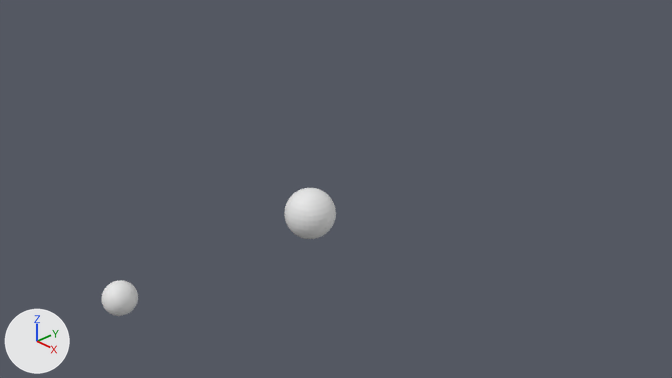
What one commit did to the Blender file Anim/AtomicVisualizer.blend.
Before and after are seen from the file's camera 'Camera'. The lights are fixed; the arrows at lower left show +X, +Y and +Z.

Before the edit, the objects in view are built like this:
```python
me_sphere_001 = bpy.data.meshes.new('Sphere.001')
me_sphere_001.from_pydata(...)  # a UV sphere (32 segments, 16 rings, poles along z) spanning x -1.0..1.0, y -1.0..1.0, z -1.0..1.0
me_sphere_003 = bpy.data.meshes.new('Sphere.003')
me_sphere_003.from_pydata(...)  # a UV sphere (32 segments, 16 rings, poles along z) spanning x -1.0..1.0, y -1.0..1.0, z -1.0..1.0
cu_beziercircle_001 = bpy.data.curves.new('BezierCircle.001', 'CURVE')
cu_beziercircle_001.dimensions = '3D'
_sp = cu_beziercircle_001.splines.new('BEZIER'); _sp.bezier_points.add(3)
_sp.bezier_points.foreach_set('co', [-1.0, 0.0, 0.0, 0.0, 3.221, 0.0, 1.0, 0.0, 0.0, 0.0, -3.212, 0.0])
_sp.bezier_points.foreach_set('handle_left', [-0.999, -1.313, 0.0, -0.719, 3.221, 0.0, 1.001, 1.317, 0.0, 0.759, -3.212, 0.0])
_sp.bezier_points.foreach_set('handle_right', [-1.001, 1.317, 0.0, 0.806, 3.221, 0.0, 0.999, -1.313, 0.0, -0.744, -3.212, 0.0])
for _p, _l, _r in zip(_sp.bezier_points, ['AUTO', 'ALIGNED', 'AUTO', 'ALIGNED'], ['AUTO', 'ALIGNED', 'AUTO', 'ALIGNED']): _p.handle_left_type = _l; _p.handle_right_type = _r
_sp.order_u = 0
_sp.order_v = 0
_sp.use_cyclic_u = True
cu_beziercircle_001.path_duration = 40
cu_beziercircle_001.use_path = True
cu_beziercircle_001.use_path_clamp = True
cu_beziercircle_001.bevel_resolution = 0
cu_beziercircle_001.fill_mode = 'HALF'
ob_beziercircle = bpy.data.objects.new('BezierCircle', cu_beziercircle_001)
ob_beziercircle.location = (0.0, 0.0, 0.0)
ob_sphere = bpy.data.objects.new('Sphere', me_sphere_001)
ob_sphere.location = (0.0, 0.0, 0.0)
ob_sphere.scale = (0.395, 0.395, 0.395)
ob_sphere_001 = bpy.data.objects.new('Sphere.001', me_sphere_003)
ob_sphere_001.location = (0.03, -3.22, 0.0)
ob_sphere_001.scale = (0.222, 0.222, 0.222)
```
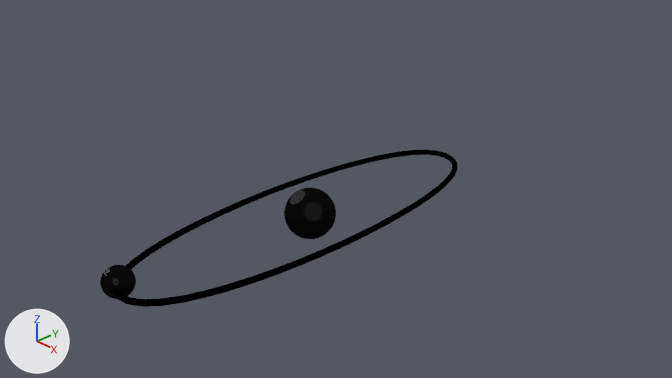
Location of each change, (x1, y1, x2, y2) in pixels of the pictures (672 x 378 px):
'BezierCircle', now drawn
    after: (112, 150, 458, 307)
'Sphere', recoloured (white to black)
    both: (284, 188, 336, 239)
'Sphere.001', recoloured, moved
    before: (102, 280, 138, 316)
    after: (100, 265, 136, 299)

The change, as a diff of the scene's bpy script:
```diff
--- a/Anim/AtomicVisualizer.blend.py
+++ b/Anim/AtomicVisualizer.blend.py
@@ mat_orbit @@
+mat_orbit = bpy.data.materials.new('orbit')
+mat_orbit.use_nodes = True; mat_orbit.node_tree.nodes.clear()
+_N = mat_orbit.node_tree.nodes; _L = mat_orbit.node_tree.links
+n0 = _N.new('ShaderNodeOutputMaterial'); n0.name = 'Material Output'
+n1 = _N.new('ShaderNodeBsdfToon'); n1.name = 'Toon BSDF'
+n1.inputs[0].default_value = (0.0, 0.0, 0.0, 1.0)  # 'Color', black #000000
+n1.inputs[2].default_value = -10.0  # 'Smooth'
+_L.new(n1.outputs[0], n0.inputs[0])  # 'BSDF' to 'Surface'
@@ mat_proton @@
+mat_proton = bpy.data.materials.new('Proton')
+mat_proton.use_nodes = True; mat_proton.node_tree.nodes.clear()
+_N = mat_proton.node_tree.nodes; _L = mat_proton.node_tree.links
+n0 = _N.new('ShaderNodeOutputMaterial'); n0.name = 'Material Output'
+n1 = _N.new('ShaderNodeBsdfToon'); n1.name = 'Toon BSDF'
+n1.inputs[0].default_value = (0.00684, 0.00684, 0.00684, 1.0)  # 'Color', black #141414
+n1.inputs[1].default_value = 0.147  # 'Size'
+_L.new(n1.outputs[0], n0.inputs[0])  # 'BSDF' to 'Surface'
@@ mat_nucleus @@
+mat_nucleus = bpy.data.materials.new('Nucleus')
+mat_nucleus.use_nodes = True; mat_nucleus.node_tree.nodes.clear()
+_N = mat_nucleus.node_tree.nodes; _L = mat_nucleus.node_tree.links
+n0 = _N.new('ShaderNodeOutputMaterial'); n0.name = 'Material Output'
+n1 = _N.new('ShaderNodeBsdfToon'); n1.name = 'Toon BSDF'
+n1.inputs[0].default_value = (0.00684, 0.00684, 0.00684, 1.0)  # 'Color', black #141414
+n1.inputs[1].default_value = 0.227  # 'Size'
+_L.new(n1.outputs[0], n0.inputs[0])  # 'BSDF' to 'Surface'
@@ me_sphere_001 @@
 me_sphere_001.from_pydata(...)  # 482 vertices, 512 faces; spans x -1.0..1.0, y -1.0..1.0, z -1.0..1.0
+me_sphere_001.materials.append(mat_nucleus)
@@ me_sphere_003 @@
 me_sphere_003.from_pydata(...)  # 482 vertices, 512 faces; spans x -1.0..1.0, y -1.0..1.0, z -1.0..1.0
+me_sphere_003.materials.append(mat_proton)
@@ cu_beziercircle_001 @@
 _sp = cu_beziercircle_001.splines.new('BEZIER'); _sp.bezier_points.add(3)
 _sp.use_cyclic_u = True
+cu_beziercircle_001.materials.append(mat_orbit)
 cu_beziercircle_001.path_duration = 40
@@ cu_beziercircle_001 @@
 cu_beziercircle_001.use_path_clamp = True
-cu_beziercircle_001.bevel_resolution = 0
-cu_beziercircle_001.fill_mode = 'HALF'
+cu_beziercircle_001.bevel_resolution = 32
+cu_beziercircle_001.bevel_depth = 0.046
+cu_beziercircle_001.fill_mode = 'FULL'
@@ ob_sphere_001 @@
 ob_sphere_001 = bpy.data.objects.new('Sphere.001', me_sphere_003)
-ob_sphere_001.location = (0.03, -3.22, 0.0)
+ob_sphere_001.location = (-0.31, -3.06, 0.0)
 ob_sphere_001.scale = (0.222, 0.222, 0.222)
```
